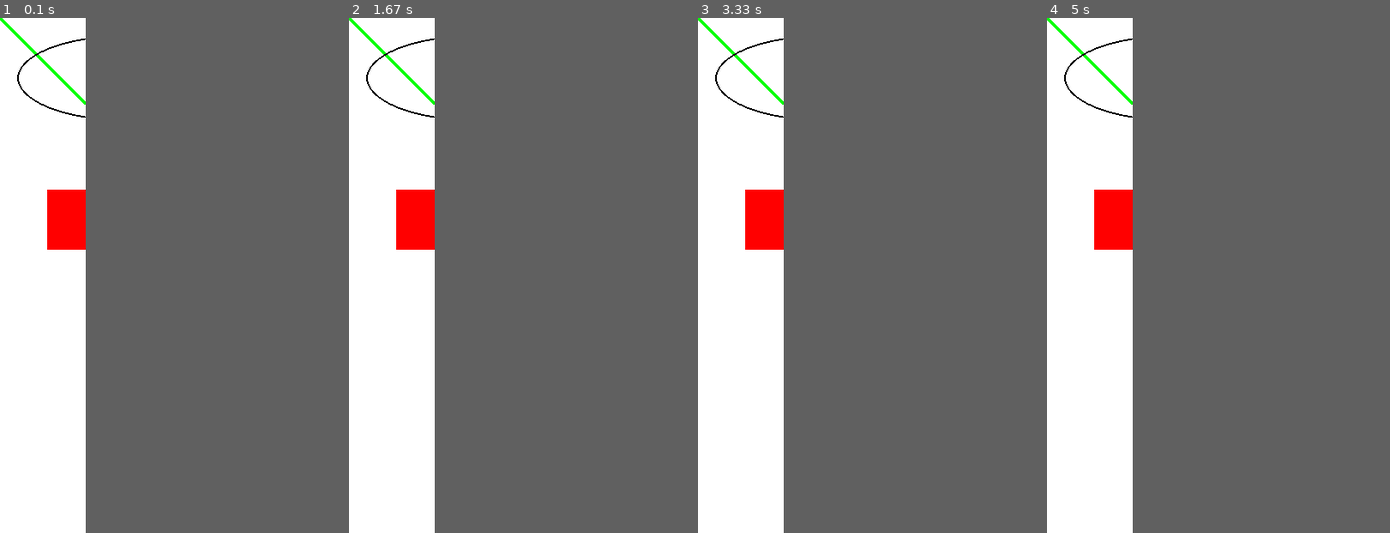
Above: before the commit, frames 1-4 (left to right).
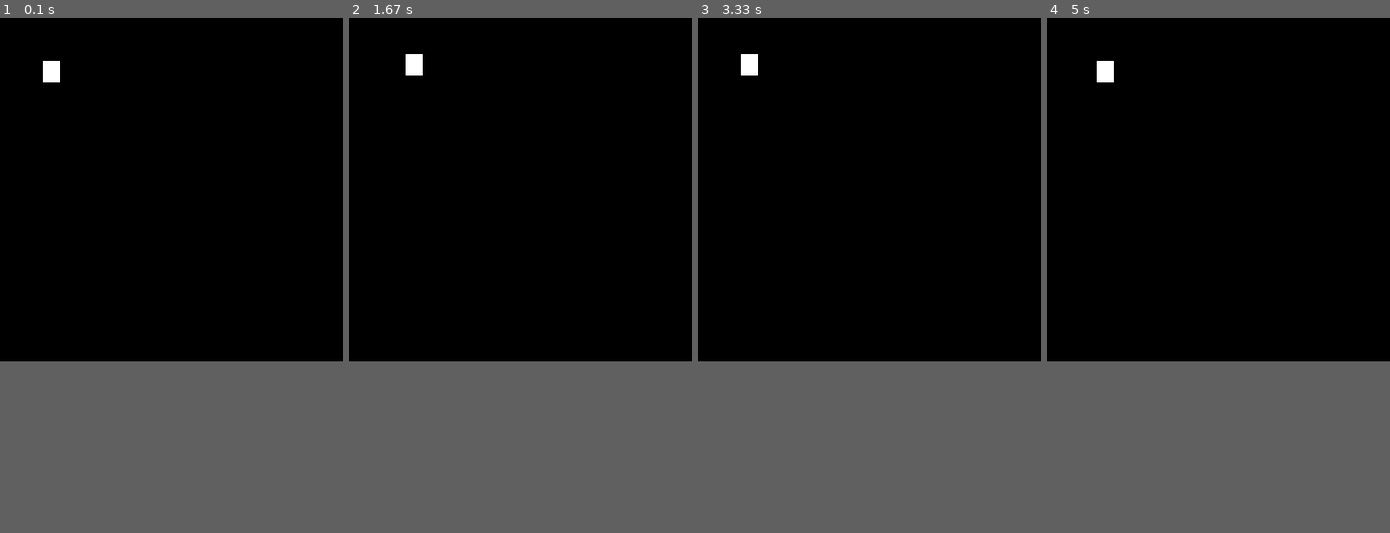
Above: after the commit, the same moments.

Repository: adw9/PyGame-Test
Game: pygame game, started from PythonApplication1/PythonApplication1.py
Same seed, same stepped clock (60 frames per second), same inputs: the game is played once before the commit and once after it.
Inputs:
- Up to frame 1 (0.1 s): no input
- Up to frame 2 (1.67 s): hold Right 0.33-0.8 s; hold Up 0.83-1.13 s; hold Right 1.17-1.63 s
- Up to frame 3 (3.33 s): hold Left 1.67-2.2 s; hold Down 2.23-2.53 s; hold Left 2.57-2.97 s; hold Up from 3 s (still down)
- Up to frame 4 (5 s): release Up at 3.37 s; hold Right 3.4-4.03 s; hold Down 4.07-4.43 s; hold Left 4.47-4.93 s; hold Right from 4.97 s (still down)
In our replay, the window is 100x600 before the commit and 400x400 after it. These sizes can differ from the game's own. Grey fills any space a smaller window leaves; there, only what the larger window draws over its background counts as a difference.

The runs differ from the first frame. In frame 1, 16% of the frame differs, in the area x 0-25%, y 0-67%; in frame 2, 16%; in frame 3, 16%; in frame 4, 16%.

Commit message:
Add WASD input, clean screen every input

Diff:
--- a/PythonApplication1/PythonApplication1.py
+++ b/PythonApplication1/PythonApplication1.py
@@ -5,10 +5,11 @@
 WHITE = ( 255, 255, 255)
 GREEN = ( 0, 255, 0)
 RED = ( 255, 0, 0)
-size = (100, 600)
+size = (400, 400)
 screen = pygame.display.set_mode(size)
 pygame.display.set_caption("My First PyGame!")
-
+x = 50
+y = 50
 # The loop will carry on until the user exits the game (e.g. clicks the close button).
 carryOn = True
 
@@ -19,21 +20,24 @@
 while carryOn:
     # --- Main event loop
     for event in pygame.event.get(): # User did something
-        if event.type == pygame.QUIT: # If user clicked close
-              carryOn = False # Flag that we are done so we can exit the while loop
 
-     # --- Game logic should go here
-
-     # --- Drawing code should go here
-     # First, clear the screen to white.
-    screen.fill(WHITE)
-     #The you can draw different shapes and lines or add text to your background stage.
-    pygame.draw.rect(screen, RED, [55, 200, 100, 70],0)
-    pygame.draw.line(screen, GREEN, [0, 0], [100, 100], 5)
-    pygame.draw.ellipse(screen, BLACK, [20,20,250,100], 2)
-
-
-     # --- Go ahead and update the screen with what we've drawn.
+        if event.type == pygame.QUIT:
+            carryOn = False
+            break
+        elif event.type == pygame.KEYDOWN:
+            if event.key == pygame.K_ESCAPE:
+                carryOn = False
+                break
+            elif event.key == pygame.K_RIGHT:
+                x += 8
+            elif event.key == pygame.K_LEFT:
+                x -= 8
+            elif event.key == pygame.K_DOWN:
+                y += 8
+            elif event.key == pygame.K_UP:
+                y -= 8
+    pygame.draw.rect(screen,(0,0,0),(0,0,1000,1000))
+    pygame.draw.rect(screen,(255,255,255),(x,y,20,25))
     pygame.display.flip()
 
      # --- Limit to 60 frames per second
